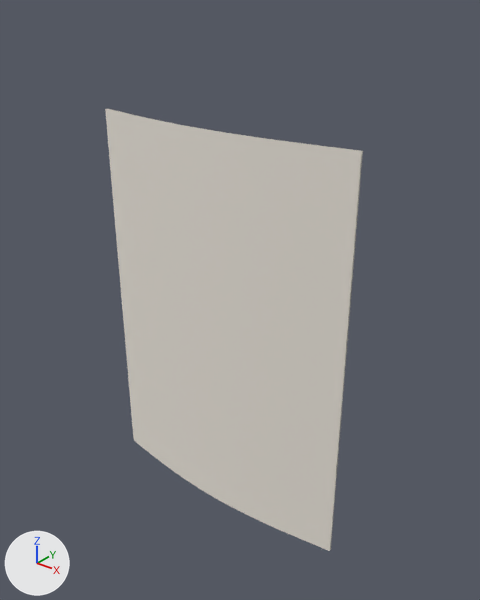
The glTF model public/promo/poster.glb: old version first, new version second.
Before and after are seen from a 50 mm lens placed at (0.933, -1.084, 1.275), pointed at (0.039, 0.034, 0.582). Arrows for +X, +Y and +Z are at lower left; the lights stay in place. The first picture is the older version.

Objects in the first picture: 'poster_back', 'print_front'.
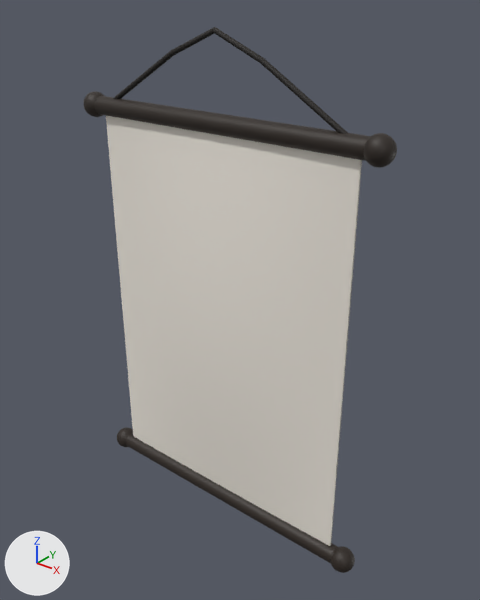
Commit message: Promo poster on a hanger + the second text is his (no fixed KPM anywhere)

What the commit changed:
Material 'cord' (mat_cord) is new.
Its base color is (0.0116, 0.00913, 0.007) (black #1c1814).
Its roughness is 0.7.
Material 'rail' (mat_rail) is new.
Its base color is (0.0232, 0.0152, 0.0103) (black #2a211a).
Its roughness is 0.55.
me_print_front is used by ob_print_front; location (0.0, 0.0, 0.0).
me_print_front had 50 vertices, 48 faces and spanned x -0.35..0.35, y -0.035..0.0, z 0.0..0.99.
me_print_front now has 221 vertices, 384 faces and spans x -0.35..0.35, y -0.03..0.0, z 0.0..0.99.
me_print_front part 1: 46 vertices removed from x -0.321..0.321, y -0.035..-0.005, z 0.0..0.99; 217 vertices added at x -0.35..0.35, y -0.03..0.0, z 0.0..0.99.
me_poster_back is used by ob_poster_back; location (0.0, 0.0, 0.0).
me_poster_back had 50 vertices, 48 faces and spanned x -0.35..0.35, y -0.031..0.004, z 0.0..0.99.
me_poster_back now has 221 vertices, 384 faces and spans x -0.35..0.35, y -0.026..0.004, z 0.0..0.99.
me_poster_back part 2: 46 vertices removed from x -0.321..0.321, y -0.031..-0.001, z 0.0..0.99; 217 vertices added at x -0.35..0.35, y -0.026..0.004, z 0.0..0.99.
Mesh me_poster_cord is new.
It has 50 vertices, 80 faces and spans x -0.323..0.323, y -0.004..0.008, z 1.005..1.186.
It uses material mat_cord (black #1c1814).
Mesh me_poster_knob3 is new.
It is a UV sphere (32 segments, 16 rings, poles along z) spanning x 0.355..0.415, y -0.028..0.032, z -0.036..0.024.
It uses material mat_rail (black #2a211a).
Mesh me_poster_knob2 is new.
It is a UV sphere (32 segments, 16 rings, poles along z) spanning x -0.415..-0.355, y -0.028..0.032, z -0.036..0.024.
It uses material mat_rail (black #2a211a).
Mesh me_poster_knob1 is new.
It is a UV sphere (32 segments, 16 rings, poles along z) spanning x 0.355..0.415, y -0.028..0.032, z 0.966..1.026.
It uses material mat_rail (black #2a211a).
Mesh me_poster_knob0 is new.
It is a UV sphere (32 segments, 16 rings, poles along z) spanning x -0.415..-0.355, y -0.028..0.032, z 0.966..1.026.
It uses material mat_rail (black #2a211a).
Mesh me_poster_rail_bottom is new.
It has 48 vertices, 92 faces and spans x -0.375..0.375, y -0.02..0.024, z -0.028..0.016.
It uses material mat_rail (black #2a211a).
Mesh me_poster_rail_top is new.
It has 48 vertices, 92 faces and spans x -0.375..0.375, y -0.02..0.024, z 0.974..1.018.
It uses material mat_rail (black #2a211a).
Object 'poster_cord' (ob_poster_cord) is new; it shows me_poster_cord.
Its location is (0.0, 0.0, 0.0).
Object 'poster_knob3' (ob_poster_knob3) is new; it shows me_poster_knob3.
Its location is (0.0, 0.0, 0.0).
Object 'poster_knob2' (ob_poster_knob2) is new; it shows me_poster_knob2.
Its location is (0.0, 0.0, 0.0).
Object 'poster_knob1' (ob_poster_knob1) is new; it shows me_poster_knob1.
Its location is (0.0, 0.0, 0.0).
Object 'poster_knob0' (ob_poster_knob0) is new; it shows me_poster_knob0.
Its location is (0.0, 0.0, 0.0).
Object 'poster_rail_bottom' (ob_poster_rail_bottom) is new; it shows me_poster_rail_bottom.
Its location is (0.0, 0.0, 0.0).
Object 'poster_rail_top' (ob_poster_rail_top) is new; it shows me_poster_rail_top.
Its location is (0.0, 0.0, 0.0).

Where the change shows, as pixel boxes [x1, y1, x2, y2] in the pictures (480 x 600 px):
'print_front', reshaped: before [105, 109, 362, 551]; after [106, 116, 361, 546]
'poster_rail_top', added: after [94, 96, 371, 161]
'poster_rail_bottom', added: after [126, 433, 338, 563]
'poster_cord', added: after [113, 27, 348, 134]
'poster_knob1', added (black): after [364, 133, 397, 168]
'poster_knob3', added (black): after [330, 546, 355, 573]
'poster_knob0', added: after [84, 91, 105, 117]
'poster_knob2', added: after [117, 427, 133, 447]
part 2 of me_poster_back, reshaped: before [106, 108, 363, 550]; after [330, 160, 362, 545]
